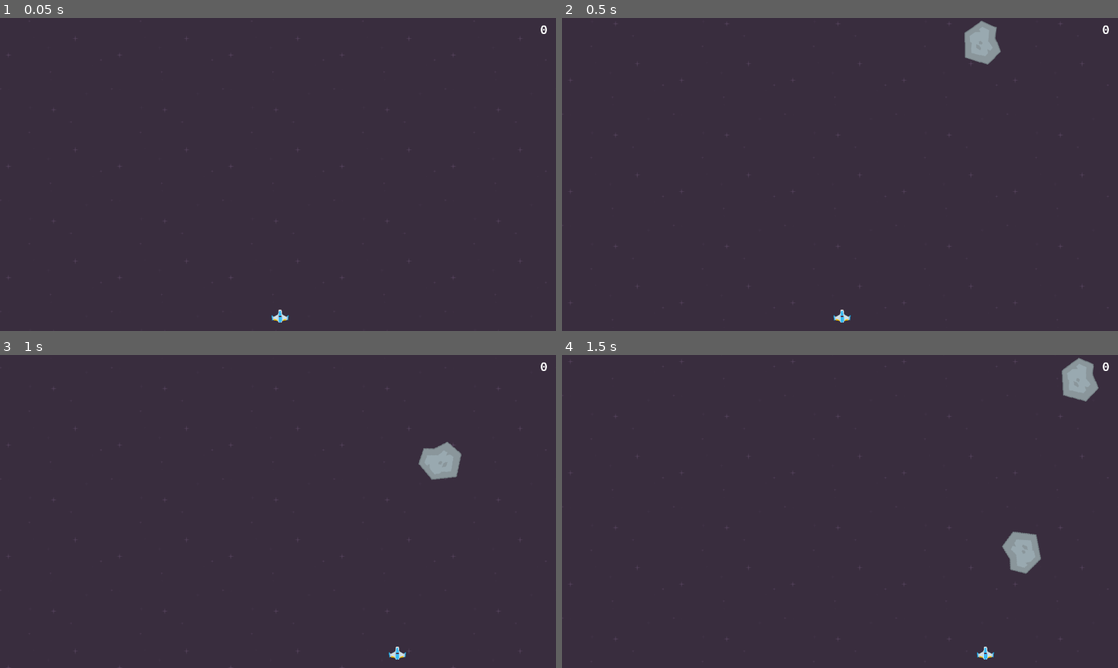
Above: before the commit, frames 1-4 (two rows, left to right).
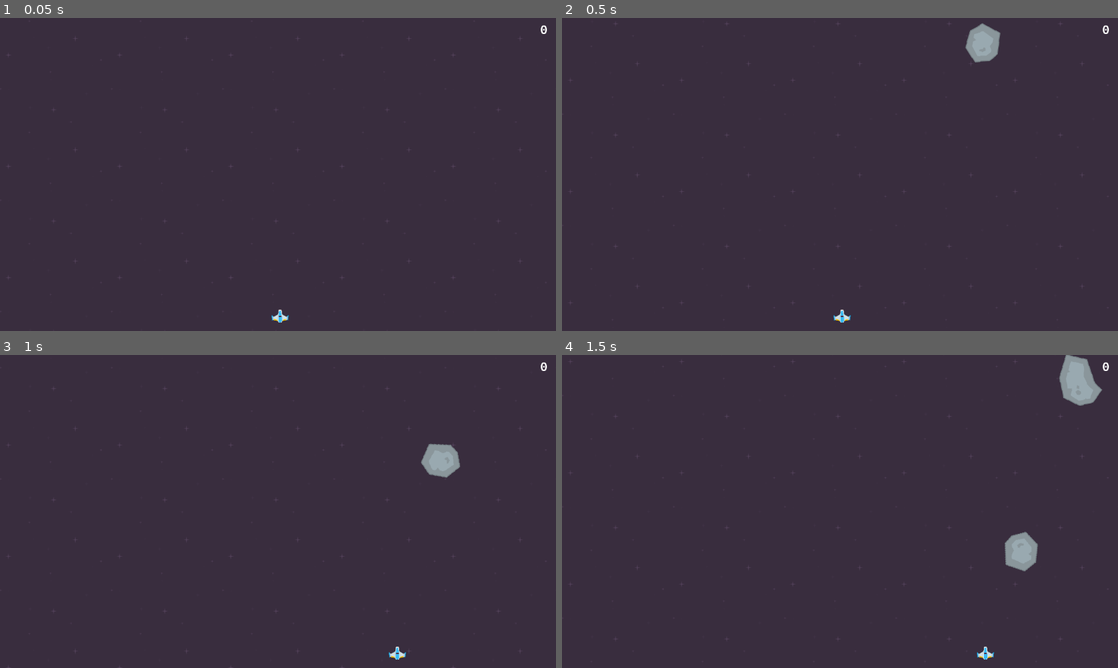
Above: after the commit, the same moments.

Repository: fabean/godot-asteroids
Game: Godot game, scene res://Game.tscn
The game is run twice, just before and just after one commit, with the same random seed, the same clock (stepped at 60 frames per second) and the same inputs.
Inputs:
- Up to frame 1 (0.05 s): no input
- Up to frame 2 (0.5 s): no input
- Up to frame 3 (1 s): tap Enter at 0.5 s; hold Right (ui_right) from 0.53 s (still down)
- Up to frame 4 (1.5 s): release Right (ui_right) at 1.28 s; hold Left (ui_left) from 1.28 s (still down)

Frame 1 is identical in both runs. In frame 2, 0.2% of the frame differs, in the area x 72-79%, y 0-15%; in frame 3, 0.2%; in frame 4, 0.5%, in the area x 79-98%, y 0-70%.

Commit message:
added random asteroid sprites and shield powerup

Diff:
--- a/AsteroidSpawner.gd
+++ b/AsteroidSpawner.gd
@@ -9,6 +9,7 @@
 
 func _spawn_asteroid():
 	var asteroid = asteroid_scene.instance()
+	#asteroid.sprite.random_asteroid()
 	_set_asteroid_position(asteroid)
 	_set_asteroid_trajectory(asteroid)
 	add_child(asteroid)
--- a/characters/Player.gd
+++ b/characters/Player.gd
@@ -3,6 +3,9 @@
 const SPEED := 600
 signal laser_shoot
 signal player_died
+signal player_add_shield
+signal player_remove_shield
+var has_shield := false
 
 var player_explosion_scene = load("res://objects/ParticlesPlayerExplosion.tscn")
 
@@ -40,4 +43,16 @@
 
 func _on_Hitbox_body_entered(body: Node) -> void:
 	if (!self.is_queued_for_deletion() && body.is_in_group("asteroids")):
-		explode()
+		if (has_shield):
+			body.explode()
+			_remove_player_shield()
+		else:
+			explode()
+
+func _remove_player_shield() -> void:
+	emit_signal("player_remove_shield")
+	has_shield = false
+
+func add_player_shield() -> void:
+	emit_signal("player_add_shield")
+	has_shield = true
--- a/characters/Player.tscn
+++ b/characters/Player.tscn
@@ -1,9 +1,10 @@
-[gd_scene load_steps=6 format=2]
+[gd_scene load_steps=7 format=2]
 
 [ext_resource path="res://assets/SpaceAsteroidArcadeShooterAssets/assets/images/ships/playerShip1_blue.png" type="Texture" id=1]
 [ext_resource path="res://characters/Player.gd" type="Script" id=2]
 [ext_resource path="res://common/Wraparound.tscn" type="PackedScene" id=3]
 [ext_resource path="res://objects/LaserWeapon.tscn" type="PackedScene" id=4]
+[ext_resource path="res://characters/PlayerSprite.gd" type="Script" id=5]
 
 [sub_resource type="ConvexPolygonShape2D" id=1]
 points = PoolVector2Array( -47, 25, -50, -5, -8, -37, 8, -37, 50, -5, 47, 25, 0, 35 )
@@ -12,8 +13,9 @@
 scale = Vector2( 0.4, 0.4 )
 script = ExtResource( 2 )
 
-[node name="Sprite" type="Sprite" parent="."]
+[node name="PlayerSprite" type="Sprite" parent="."]
 texture = ExtResource( 1 )
+script = ExtResource( 5 )
 
 [node name="CollisionShape2D" type="CollisionShape2D" parent="."]
 shape = SubResource( 1 )
@@ -26,4 +28,6 @@
 
 [node name="CollisionShape2D" type="CollisionShape2D" parent="Hitbox"]
 shape = SubResource( 1 )
+[connection signal="player_add_shield" from="." to="PlayerSprite" method="_on_Player_player_add_shield"]
+[connection signal="player_remove_shield" from="." to="PlayerSprite" method="_on_Player_player_remove_shield"]
 [connection signal="body_entered" from="Hitbox" to="." method="_on_Hitbox_body_entered"]
--- /dev/null
+++ b/characters/PlayerSprite.gd
@@ -0,0 +1,10 @@
+extends Sprite
+
+var default_ship = preload("res://assets/SpaceAsteroidArcadeShooterAssets/assets/images/ships/playerShip2_blue.png")
+var shield_ship = preload("res://assets/SpaceAsteroidArcadeShooterAssets/assets/images/ships/playerShip2_green.png")
+
+func _on_Player_player_add_shield():
+	set_texture(shield_ship)
+
+func _on_Player_player_remove_shield():
+	set_texture(default_ship)
--- a/objects/Asteroid.tscn
+++ b/objects/Asteroid.tscn
@@ -1,8 +1,9 @@
-[gd_scene load_steps=5 format=2]
+[gd_scene load_steps=6 format=2]
 
 [ext_resource path="res://assets/SpaceAsteroidArcadeShooterAssets/assets/images/asteroids/meteorGrey_big1.png" type="Texture" id=1]
 [ext_resource path="res://assets/SpaceAsteroidArcadeShooterAssets/assets/audio/sfx/GentleRoarPinkNoise.wav" type="AudioStream" id=2]
 [ext_resource path="res://objects/Asteroid.gd" type="Script" id=3]
+[ext_resource path="res://objects/Sprite.gd" type="Script" id=4]
 
 [sub_resource type="CircleShape2D" id=1]
 radius = 42.0
@@ -14,6 +15,7 @@
 
 [node name="Sprite" type="Sprite" parent="."]
 texture = ExtResource( 1 )
+script = ExtResource( 4 )
 
 [node name="CollisionShape2D" type="CollisionShape2D" parent="."]
 shape = SubResource( 1 )
--- a/objects/AsteroidSmall.gd
+++ b/objects/AsteroidSmall.gd
@@ -1,4 +1,6 @@
 extends "res://objects/Asteroid.gd"
+
+var shield_scene := load("res://objects/Shield.tscn")
 
 func _ready() -> void:
 	var main_camera = get_node("/root/Game/MainCamera")
@@ -16,6 +18,11 @@
 
 	emit_signal("explode")
 	emit_signal("score_changed", score_value)
+
+	rng.randomize()
+	var random = rng.randi_range(0, 15)
+	if (random == 1):
+		_spawn_shield_small()
 
 	_spawn_score()
 
@@ -36,3 +43,9 @@
 	explosion_sound.position = self.position
 	get_parent().add_child(explosion_sound)
 	explosion_sound.play(0)
+
+func _spawn_shield_small():
+	var shield = shield_scene.instance()
+	shield.position = self.position
+	_randomize_trajectory(shield)
+	get_parent().add_child(shield)
--- a/objects/AsteroidSmall.tscn
+++ b/objects/AsteroidSmall.tscn
@@ -1,7 +1,8 @@
-[gd_scene load_steps=4 format=2]
+[gd_scene load_steps=5 format=2]
 
 [ext_resource path="res://assets/SpaceAsteroidArcadeShooterAssets/assets/images/asteroids/meteorGrey_small1.png" type="Texture" id=1]
 [ext_resource path="res://objects/AsteroidSmall.gd" type="Script" id=2]
+[ext_resource path="res://objects/AsteroidSmallSprite.gd" type="Script" id=3]
 
 [sub_resource type="CircleShape2D" id=1]
 radius = 12.0
@@ -11,8 +12,9 @@
 ]]
 script = ExtResource( 2 )
 
-[node name="Sprite" type="Sprite" parent="."]
+[node name="AsteroidSmallSprite" type="Sprite" parent="."]
 texture = ExtResource( 1 )
+script = ExtResource( 3 )
 
 [node name="CollisionShape2D" type="CollisionShape2D" parent="."]
 shape = SubResource( 1 )
--- /dev/null
+++ b/objects/AsteroidSmallSprite.gd
@@ -0,0 +1,22 @@
+extends Sprite
+
+var asteroid_sprite1 = preload("res://assets/SpaceAsteroidArcadeShooterAssets/assets/images/asteroids/meteorGrey_small1.png")
+var asteroid_sprite2 = preload("res://assets/SpaceAsteroidArcadeShooterAssets/assets/images/asteroids/meteorGrey_small2.png")
+var asteroid_sprite3 = preload("res://assets/SpaceAsteroidArcadeShooterAssets/assets/images/asteroids/meteorGrey_tiny1.png")
+var asteroid_sprite4 = preload("res://assets/SpaceAsteroidArcadeShooterAssets/assets/images/asteroids/meteorGrey_tiny2.png")
+var rng = RandomNumberGenerator.new()
+
+func _ready():
+	random_asteroid()
+
+func random_asteroid():
+	rng.randomize()
+	var sprite_id = rng.randi_range(1, 4)
+	if (sprite_id == 1):
+		set_texture(asteroid_sprite1)
+	if (sprite_id == 2):
+		set_texture(asteroid_sprite2)
+	if (sprite_id == 3):
+		set_texture(asteroid_sprite3)
+	if (sprite_id == 4):
+		set_texture(asteroid_sprite4)
--- a/objects/Laser.gd
+++ b/objects/Laser.gd
@@ -14,5 +14,10 @@
 func _on_Laser_body_shape_entered(body_id, body, body_shape, area_shape):
 	if (!self.is_queued_for_deletion() && body.is_in_group("asteroids")):
 		body.call_deferred("explode")
-		get_parent().remove_child(self)
+		#get_parent().remove_child(self)
 		queue_free()
+	if (!self.is_queued_for_deletion() && body.is_in_group("powerups")):
+		print('hit shield')
+		body.call_deferred("explode")
+		#get_parent().r
+		queue_free()
--- /dev/null
+++ b/objects/Shield.gd
@@ -0,0 +1,35 @@
+extends RigidBody2D
+
+signal explode
+signal score_changed
+
+var score_value := 500
+var is_exploded := false
+var points_scored_scene = load("res://ui/PointsScored.tscn")
+
+func _ready() -> void:
+	var label = get_tree().get_root().get_node("Game/GUI/MarginContainer/HBoxContainer/VBoxContainer/Score")
+	self.connect("score_changed", label, "update_score")
+	var player = get_tree().get_root().get_node("Game/Player")
+	self.connect("explode", player, "add_player_shield")
+
+func explode():
+	if is_exploded:
+		return
+
+	emit_signal("explode")
+	emit_signal("score_changed", score_value)
+
+	_spawn_score()
+	is_exploded = true
+	queue_free()
+
+func _spawn_score():
+	var points_scored = points_scored_scene.instance()
+	points_scored.get_node("Label").text = str(score_value)
+	points_scored.position = self.position
+
+	get_parent().add_child(points_scored)
+
+func _on_VisibilityNotifier2D_screen_exited() -> void:
+	queue_free()
--- /dev/null
+++ b/objects/Shield.tscn
@@ -0,0 +1,23 @@
+[gd_scene load_steps=4 format=2]
+
+[ext_resource path="res://assets/SpaceAsteroidArcadeShooterAssets/assets/images/asteroids/meteorBrown_tiny1.png" type="Texture" id=1]
+[ext_resource path="res://objects/Shield.gd" type="Script" id=2]
+
+[sub_resource type="RectangleShape2D" id=1]
+extents = Vector2( 8, 8 )
+
+[node name="Shield" type="RigidBody2D" groups=[
+"powerups",
+]]
+script = ExtResource( 2 )
+
+[node name="Sprite" type="Sprite" parent="."]
+texture = ExtResource( 1 )
+
+[node name="CollisionShape2D" type="CollisionShape2D" parent="."]
+shape = SubResource( 1 )
+
+[node name="VisibilityNotifier2D" type="VisibilityNotifier2D" parent="." groups=[
+"powerups",
+]]
+[connection signal="screen_exited" from="VisibilityNotifier2D" to="." method="_on_VisibilityNotifier2D_screen_exited"]
--- /dev/null
+++ b/objects/Sprite.gd
@@ -0,0 +1,22 @@
+extends Sprite
+
+var asteroid_sprite1 = preload("res://assets/SpaceAsteroidArcadeShooterAssets/assets/images/asteroids/meteorGrey_big1.png")
+var asteroid_sprite2 = preload("res://assets/SpaceAsteroidArcadeShooterAssets/assets/images/asteroids/meteorGrey_big2.png")
+var asteroid_sprite3 = preload("res://assets/SpaceAsteroidArcadeShooterAssets/assets/images/asteroids/meteorGrey_big3.png")
+var asteroid_sprite4 = preload("res://assets/SpaceAsteroidArcadeShooterAssets/assets/images/asteroids/meteorGrey_big4.png")
+var rng = RandomNumberGenerator.new()
+
+func _ready():
+	random_asteroid()
+
+func random_asteroid():
+	rng.randomize()
+	var sprite_id = rng.randi_range(1, 4)
+	if (sprite_id == 1):
+		set_texture(asteroid_sprite1)
+	if (sprite_id == 2):
+		set_texture(asteroid_sprite2)
+	if (sprite_id == 3):
+		set_texture(asteroid_sprite3)
+	if (sprite_id == 4):
+		set_texture(asteroid_sprite4)
Not shown, changed: export_presets.cfg
Not shown, added: .gitignore
